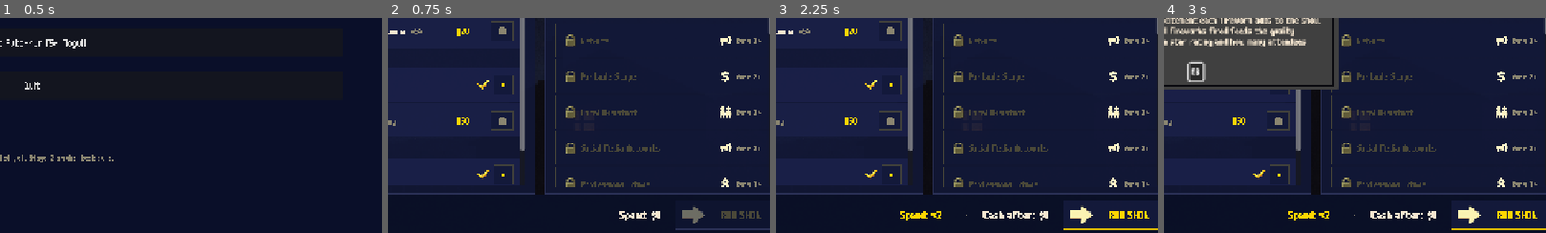
Above: before the commit, frames 1-4 (left to right).
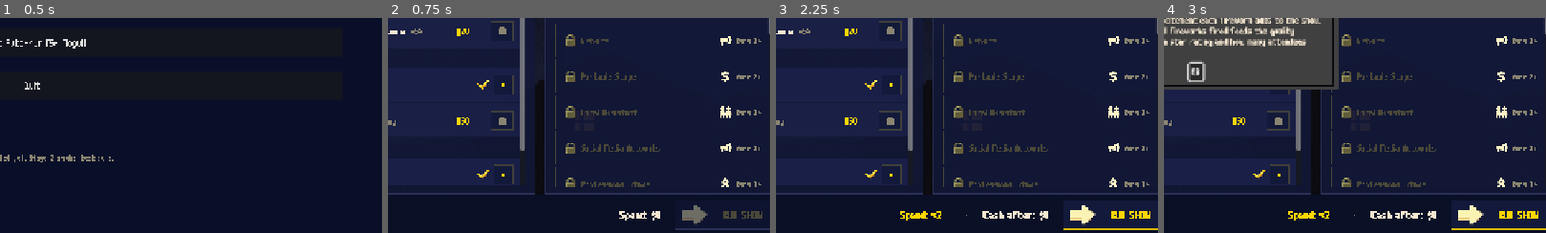
Above: after the commit, the same moments.

Repository: missingpagestudios/launch-game
Game: Godot game, scene res://scenes/title.tscn
Two runs of this game, one before a commit and one after it. Both use one fixed random seed, a clock stepped at 60 frames per second and the inputs below.
Inputs (mouse positions are % of the whole screen's width and height, from its top left):
- Up to frame 1 (0.5 s): no input
- Up to frame 2 (0.75 s): click "New Run" at 0.5 s
- Up to frame 3 (2.25 s): click "-" at 1.25 s; click "+" at 2 s
- Up to frame 4 (3 s): click (30, 21) at 2.77 s
The pictures show only the part of the screen within x 46-96%, y 49-99%; the shares and areas given below are measured in that part.

Frame 1 is identical in both runs. In frame 2, 0.3% of the frame differs, in the area x 77-98%, y 87-96%; in frame 3, 0.3%, in the area x 77-98%, y 87-97%; in frame 4, 0.3%.

Commit message:
Lock Planning rows to 56px — VBoxes were stretching rows to fill space
Screenshot showed rows rendering at ~80-90px even though their
custom_minimum_size was 56. Four changes together pin them:

  1. Row wrap now uses size_flags_vertical = SIZE_SHRINK_CENTER, so
     when the parent VBox has leftover space it no longer distributes
     that space across the rows. Rows stay at their 56px minimum and
     the leftover space sits empty at the bottom of the scroll area.
  2. Each panel's list VBox (fireworks / marketing+enhancements /
     upgrades) is now size_flags_vertical = SIZE_SHRINK_BEGIN with
     alignment = ALIGNMENT_BEGIN so rows pack at the top rather than
     stretching to fill the ScrollContainer.
  3. Row content HBox gets custom_minimum_size = (0, 32), so the
     inside of the row reserves exactly the 32px content area Rob
     specified. With 12 + 32 + 12 = 56, the row fits cleanly.
  4. _button_style content_margin_top/bottom drops 4 → 2 so buttons
     render tighter (~28px) and don't push the content area past 32.

Result: 8-10 firework rows visible per viewport at Zone 1 instead of
6 overly-tall ones.

Co-Authored-By: Claude Opus 4.7 (1M context) <noreply@anthropic.com>

Diff:
--- a/scripts/screens/PlanningScreen.gd
+++ b/scripts/screens/PlanningScreen.gd
@@ -255,6 +255,9 @@
 func _row_shell(stripe_color: Color, bg: Color) -> Dictionary:
 	var wrap := PanelContainer.new()
 	wrap.custom_minimum_size = Vector2(0, ROW_HEIGHT)
+	# Rows live in VBoxes whose parent ScrollContainer can stretch them to
+	# fill unused space. SHRINK_CENTER forces each row to stay at min height.
+	wrap.size_flags_vertical = Control.SIZE_SHRINK_CENTER
 	var style := _row_style(bg)
 	wrap.add_theme_stylebox_override("panel", style)
 
@@ -276,6 +279,7 @@
 	outer.add_child(pad)
 
 	var content := HBoxContainer.new()
+	content.custom_minimum_size = Vector2(0, 32)
 	content.add_theme_constant_override("separation", 8)
 	pad.add_child(content)
 
@@ -289,6 +293,8 @@
 	scroll.horizontal_scroll_mode = ScrollContainer.SCROLL_MODE_DISABLED
 	var v := VBoxContainer.new()
 	v.size_flags_horizontal = Control.SIZE_EXPAND_FILL
+	v.size_flags_vertical = Control.SIZE_SHRINK_BEGIN
+	v.alignment = BoxContainer.ALIGNMENT_BEGIN
 	v.add_theme_constant_override("separation", 4)
 	scroll.add_child(v)
 
@@ -351,6 +357,8 @@
 	scroll.horizontal_scroll_mode = ScrollContainer.SCROLL_MODE_DISABLED
 	var v := VBoxContainer.new()
 	v.size_flags_horizontal = Control.SIZE_EXPAND_FILL
+	v.size_flags_vertical = Control.SIZE_SHRINK_BEGIN
+	v.alignment = BoxContainer.ALIGNMENT_BEGIN
 	v.add_theme_constant_override("separation", 4)
 	scroll.add_child(v)
 
@@ -503,6 +511,8 @@
 	scroll.size_flags_vertical = Control.SIZE_EXPAND_FILL
 	_upgrade_body = VBoxContainer.new()
 	_upgrade_body.size_flags_horizontal = Control.SIZE_EXPAND_FILL
+	_upgrade_body.size_flags_vertical = Control.SIZE_SHRINK_BEGIN
+	_upgrade_body.alignment = BoxContainer.ALIGNMENT_BEGIN
 	_upgrade_body.add_theme_constant_override("separation", 4)
 	scroll.add_child(_upgrade_body)
 	v.add_child(scroll)
@@ -1064,8 +1074,8 @@
 	sb.border_width_bottom = 1
 	sb.content_margin_left = 10
 	sb.content_margin_right = 10
-	sb.content_margin_top = 4
-	sb.content_margin_bottom = 4
+	sb.content_margin_top = 2
+	sb.content_margin_bottom = 2
 	return sb
 
 
Not shown, added: docs/screens/Screenshot 2026-04-20 234514.png.import
Binary file added: docs/screens/Screenshot 2026-04-21 002736.png
